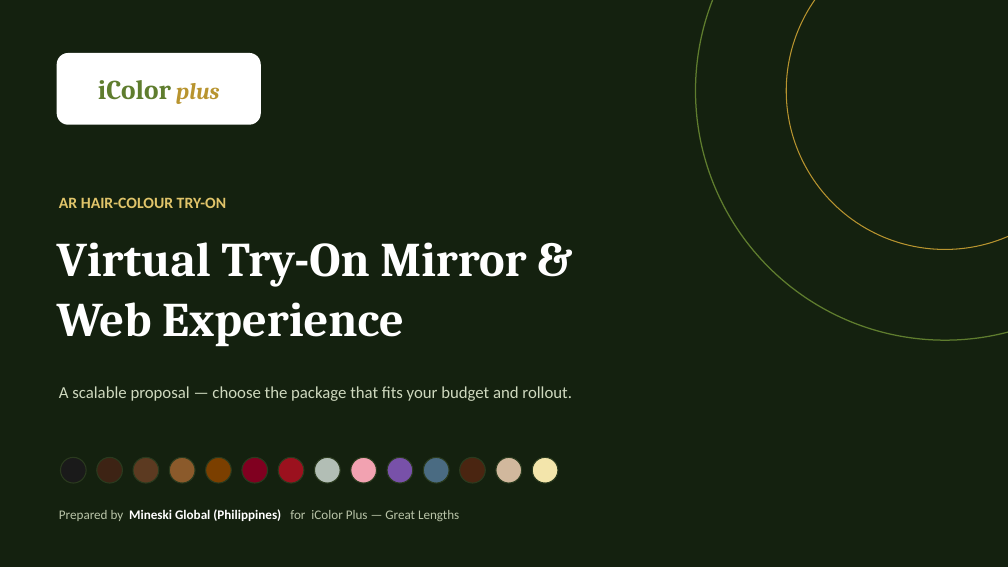
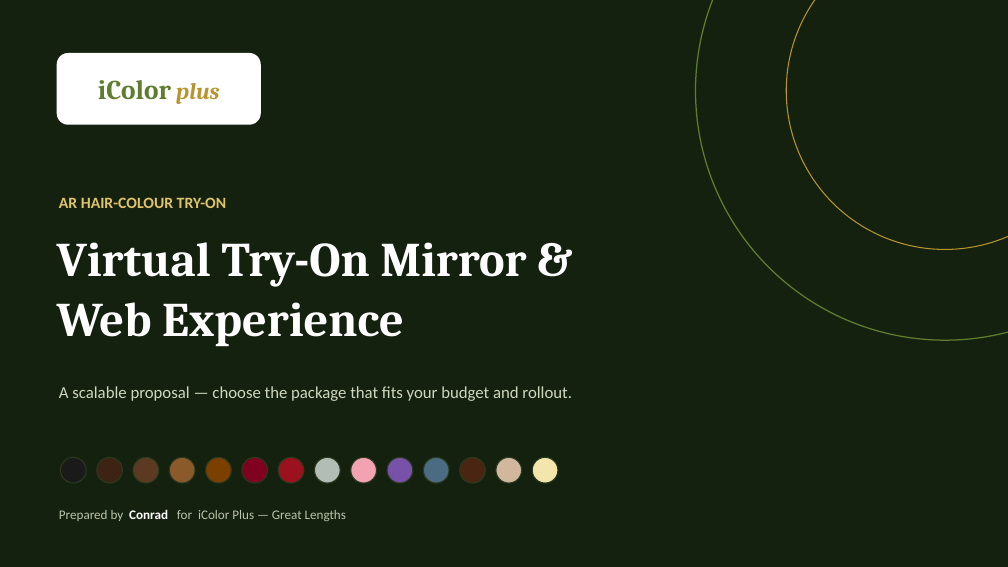
Before and after one commit to bmcmbuenviaje/virtual-hair-color-try-on, a slide deck: slide 1 of iColorPlus_AR_TryOn_Proposal.pptx. Drawn at 1008x567 pixels with LibreOffice and Linux fonts; fonts in the diff are those of the drawing. Boxes give left, top, right and bottom in pixels: in the first picture for what was removed or moved away, otherwise in the second. Text is boxed around its words. In the diff, an @@ line names an element or a change of style, - is before the commit and + after.

```diff
--- a/iColorPlus_AR_TryOn_Proposal.pptx
+++ b/iColorPlus_AR_TryOn_Proposal.pptx
@@ text at box(59, 509, 346, 521): text changed @@
-Prepared by Mineski Global (Philippines) for iColor Plus — Great Lengths
+Prepared by Conrad for iColor Plus — Great Lengths
```
Also in this commit, not shown: 17 other slides changed, 7 other files.
